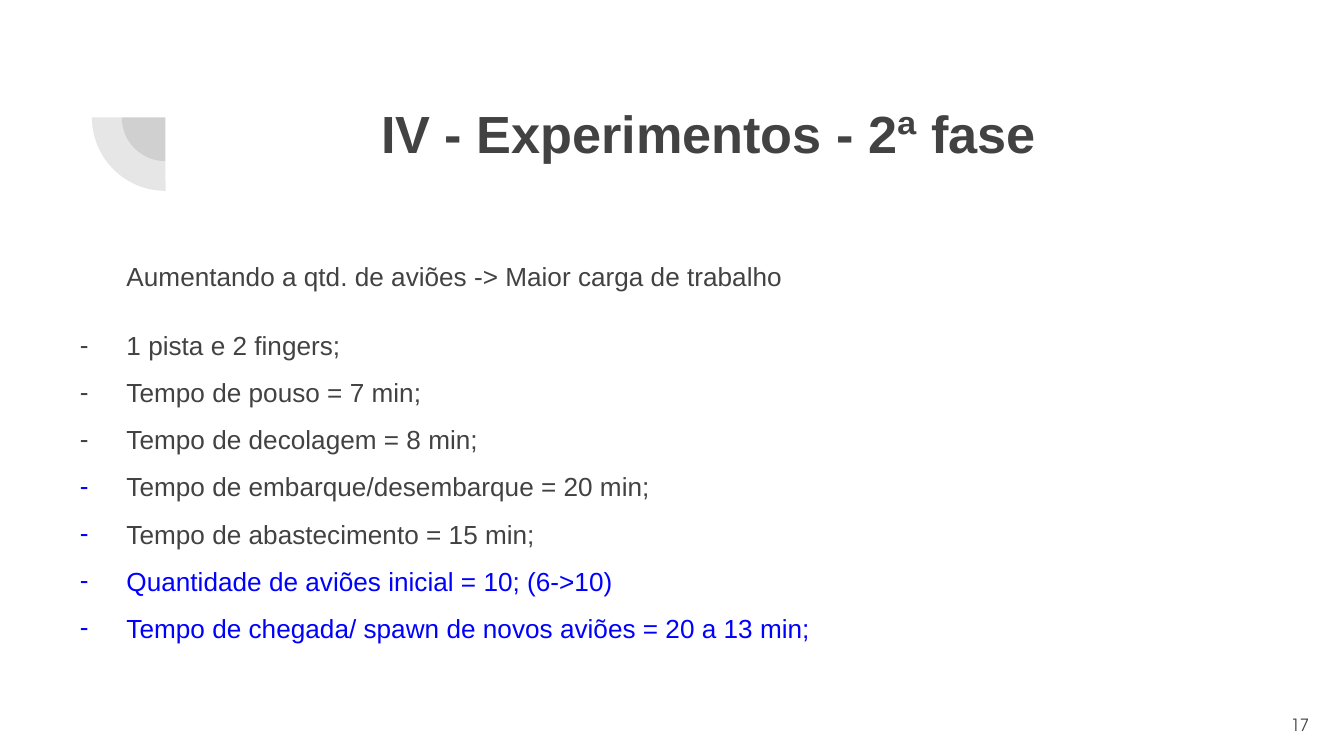
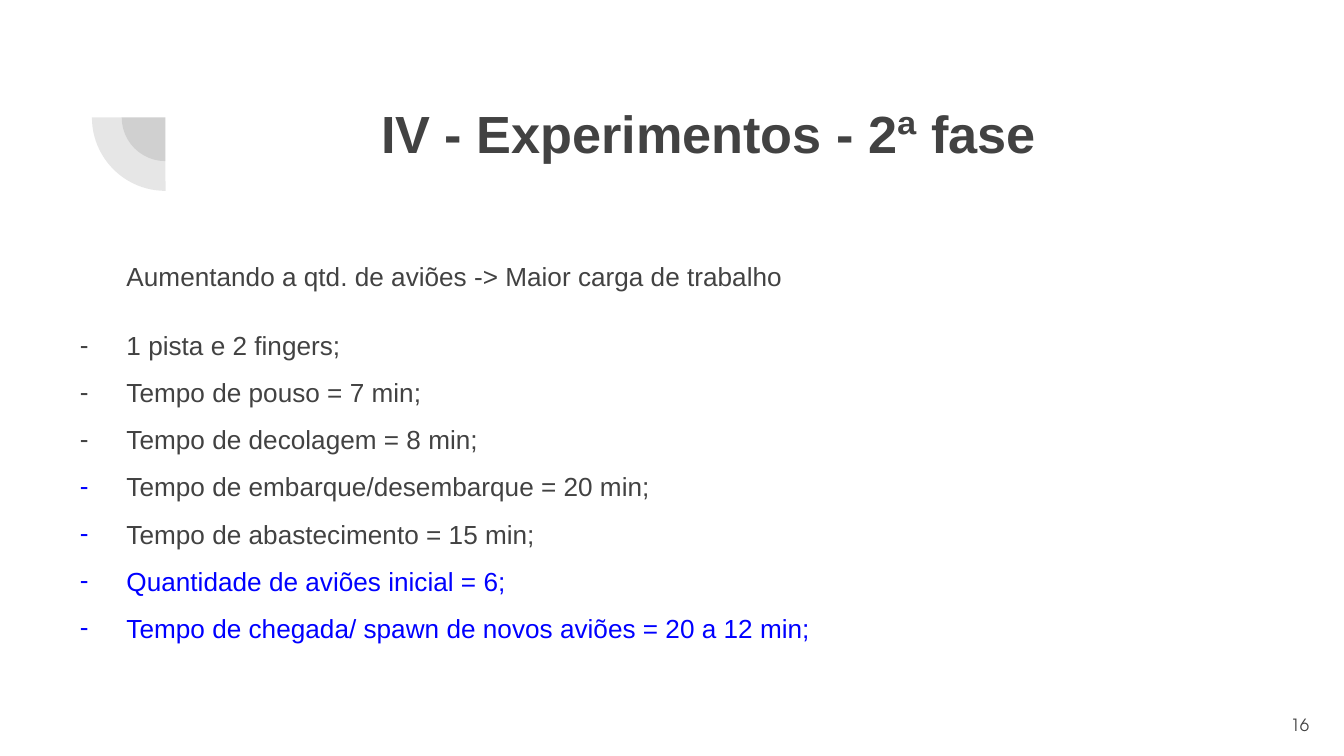
Before and after one commit to maricimara98/simulacao-aeroporto, a slide deck: slide 16 of docs/simulacao-apresentacao.pptx (slide 17 before the commit). Drawn at 1344x756 pixels with LibreOffice and Linux fonts; fonts in the diff are those of the drawing. Boxes give left, top, right and bottom in pixels: in the first picture for what was removed or moved away, otherwise in the second. Text is boxed around its words. In the diff, an @@ line names an element or a change of style, - is before the commit and + after.

```diff
--- a/docs/simulacao-apresentacao.pptx
+++ b/docs/simulacao-apresentacao.pptx
@@ text at (126,572,809,643): text changed @@
-– Quantidade de aviões inicial = 10; (6->10)
-– Tempo de chegada/ spawn de novos aviões = 20 a 13 min;
+– Quantidade de aviões inicial = 6;
+– Tempo de chegada/ spawn de novos aviões = 20 a 12 min;
@@ page number at (1291,718,1310,731): text changed @@
-17
+16
```
Also in this commit, not shown: 11 other slides changed, 1 slide removed, 2 other files.
